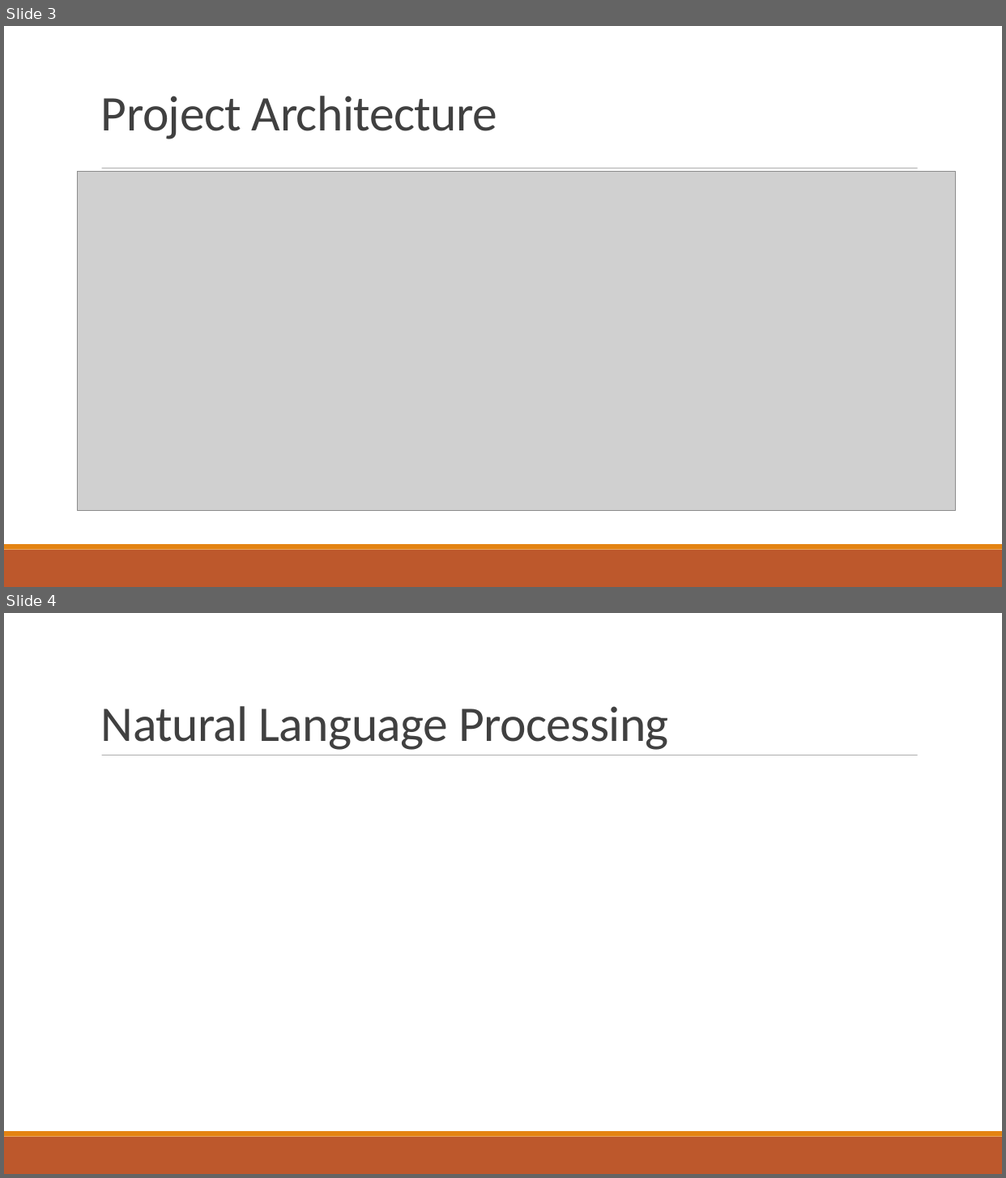
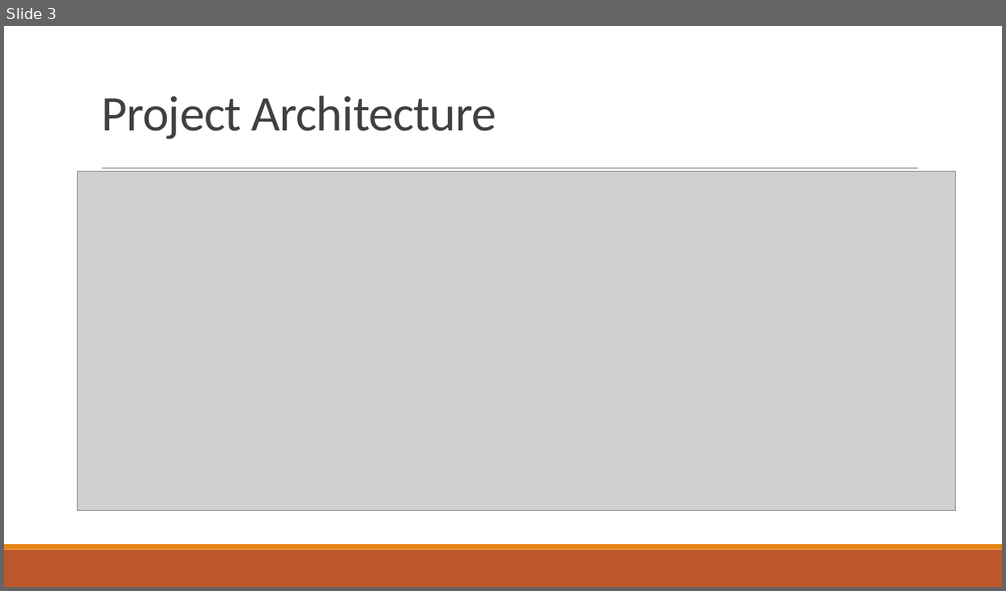
Before and after one commit to fenyvesr/kutmod, a slide deck: Article/Article.pptx. Shown one above the other, each under a label of ours: slides 3 and 4 before the commit, slide 3 after it. The pictures are 1006x1178 and 1006x591 pixels, drawn with LibreOffice and Linux fonts; fonts in the diff are those of the drawing; grey boxes stand for pictures. Boxes give left, top, right and bottom in pixels: in the first picture for what was removed or moved away, otherwise in the second. Text is boxed around its words. In the diff, an @@ line names an element or a change of style, - is before the commit and + after.

```diff
--- a/Article/Article.pptx
+++ b/Article/Article.pptx
@@ slide 4 removed at <box>4,613,1002,1174</box>, background #FFFFFF; not listed: 3 template elements that a slide beside it also shows @@
@@ text removed at <box>101,706,669,750</box> @@
-Natural Language Processing
@@ slide 3 changed as well @@
@@ line (102, 169) - (918, 169): stroke #808080 0.51 pt to #808080 0.5 pt @@
```
Also in this commit, not shown: 5 other slides changed, 2 slides added, 1 other slide removed.
